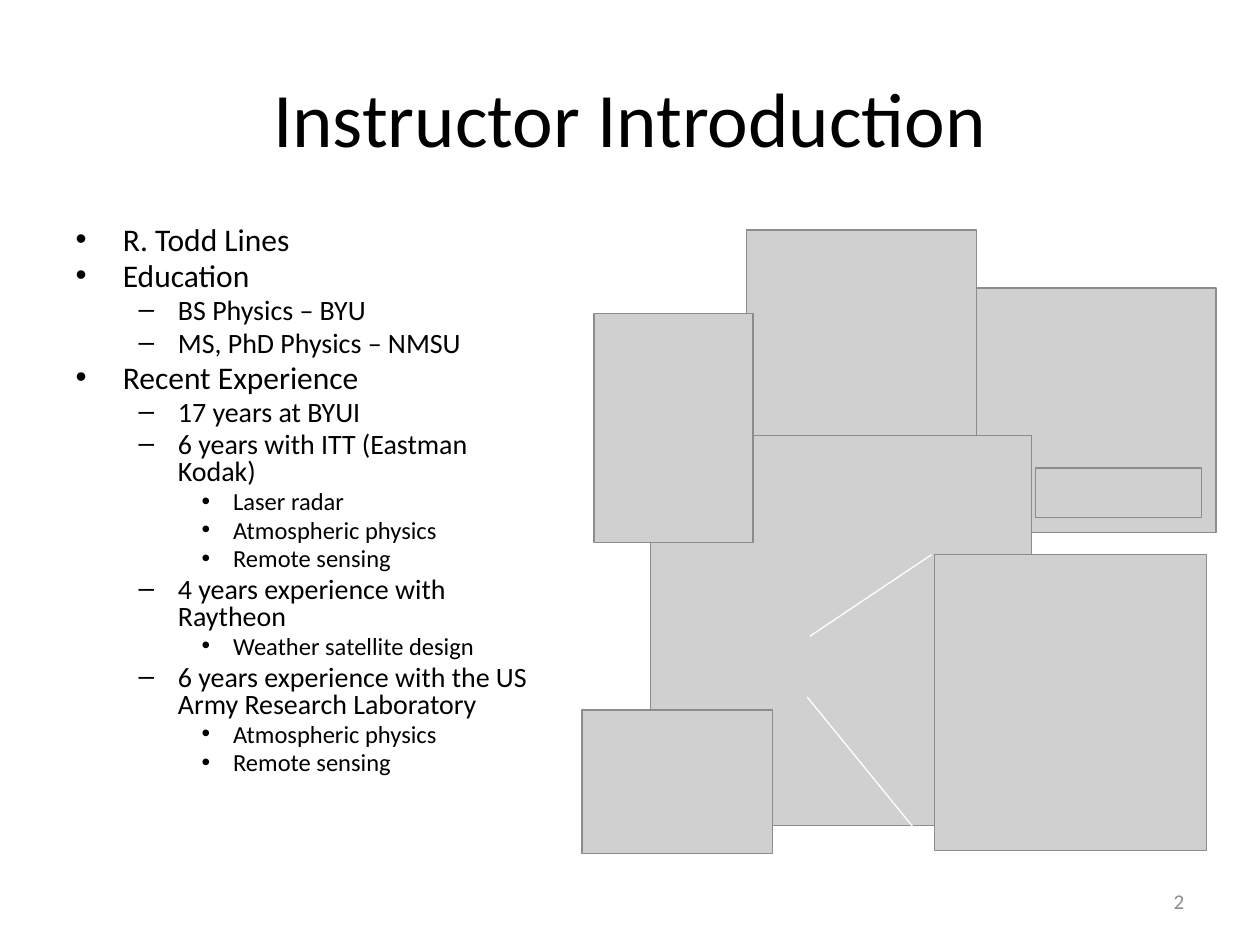
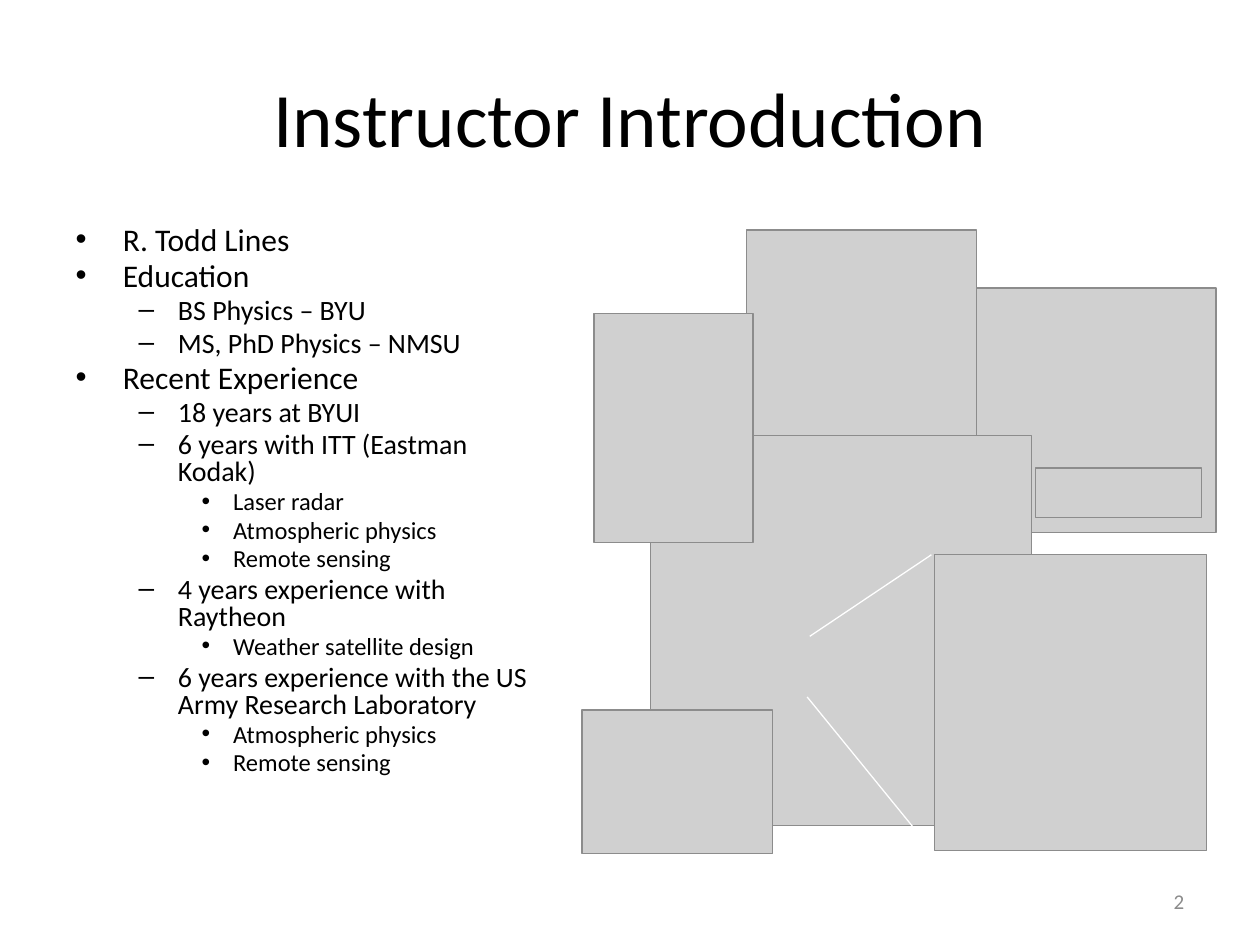
Before and after one commit to rtlines/PH223-Engineering-Physics, a slide deck: slide 2 of Slides/PH223_Lecture_01.pptx. Drawn at 1260x945 pixels with LibreOffice and Linux fonts; fonts in the diff are those of the drawing; grey boxes stand for pictures. Boxes give left, top, right and bottom in pixels: in the first picture for what was removed or moved away, otherwise in the second. Text is boxed around its words. In the diff, an @@ line names an element or a change of style, - is before the commit and + after.

```diff
--- a/Slides/PH223_Lecture_01.pptx
+++ b/Slides/PH223_Lecture_01.pptx
@@ text at (178,403,360,427): text changed @@
-  – 17 years at BYUI
+  – 18 years at BYUI
```
Also in this commit, not shown: 6 other slides changed, 2 slides added, 10 other files.
